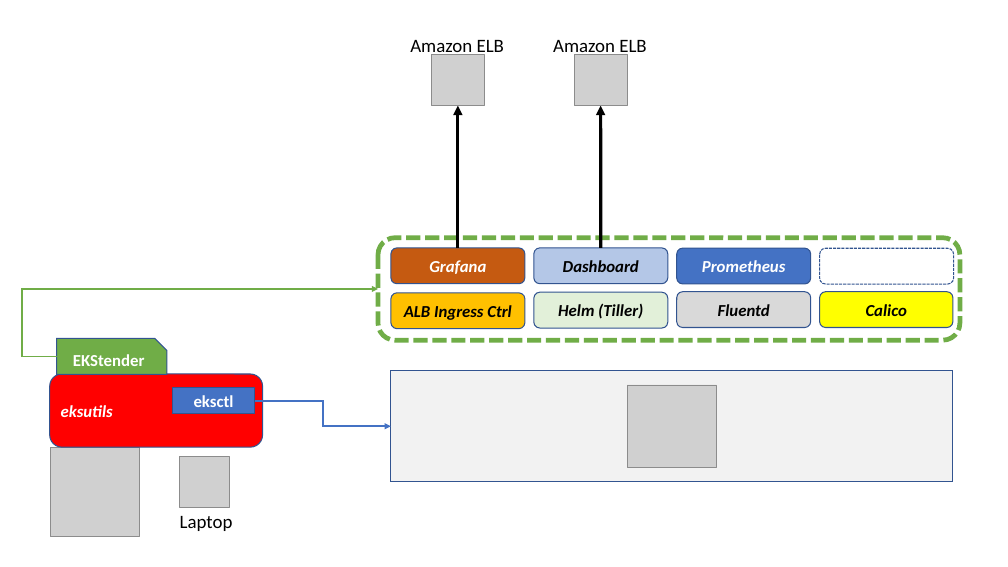
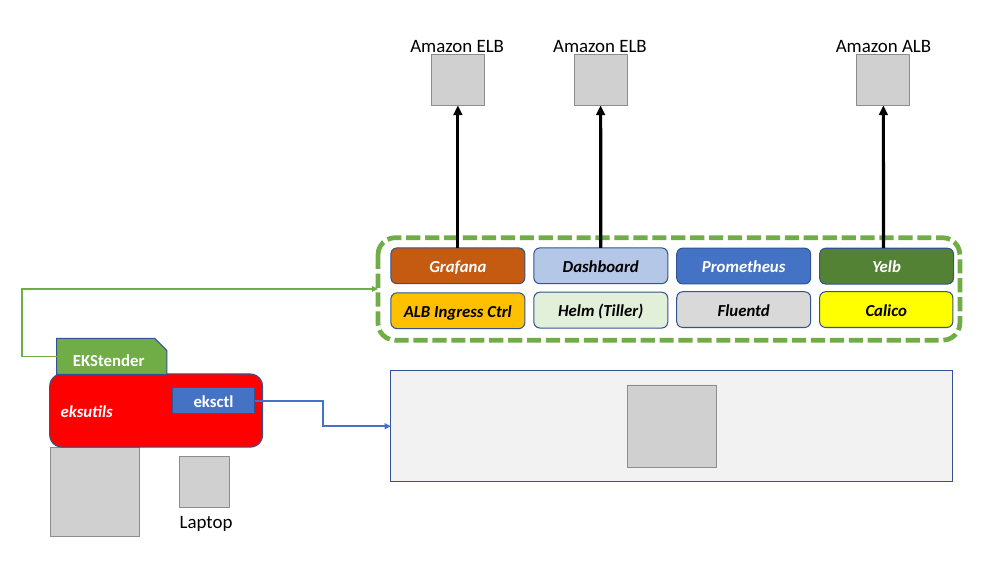
Before and after one commit to mreferre/ekstender, a slide deck: slide 1 of ekstender.pptx. Drawn at 1008x567 pixels with LibreOffice and Linux fonts; fonts in the diff are those of the drawing; grey boxes stand for pictures. Boxes give left, top, right and bottom in pixels: in the first picture for what was removed or moved away, otherwise in the second. Text is boxed around its words. In the diff, an @@ line names an element or a change of style, - is before the commit and + after.

Commit message:
Modified the diagram to include the Yelb demo application

```diff
--- a/ekstender.pptx
+++ b/ekstender.pptx
@@ text added at <box>836,40,931,57</box>, 18 pt, text #000000 @@
+Amazon ALB
@@ picture added at <box>857,54,910,106</box> @@
@@ arrow added from (884, 248) to (884, 106), #000000 3 pt @@
@@ rounded rectangle "Yelb" at <box>820,248,954,284</box>: fill none to #548235; outline #325491 1 pt dashed to #325491 1 pt @@
@@ text in rounded rectangle at <box>872,260,901,272</box>: text added @@
+Yelb
```
Also in this commit, not shown: 1 other file.
